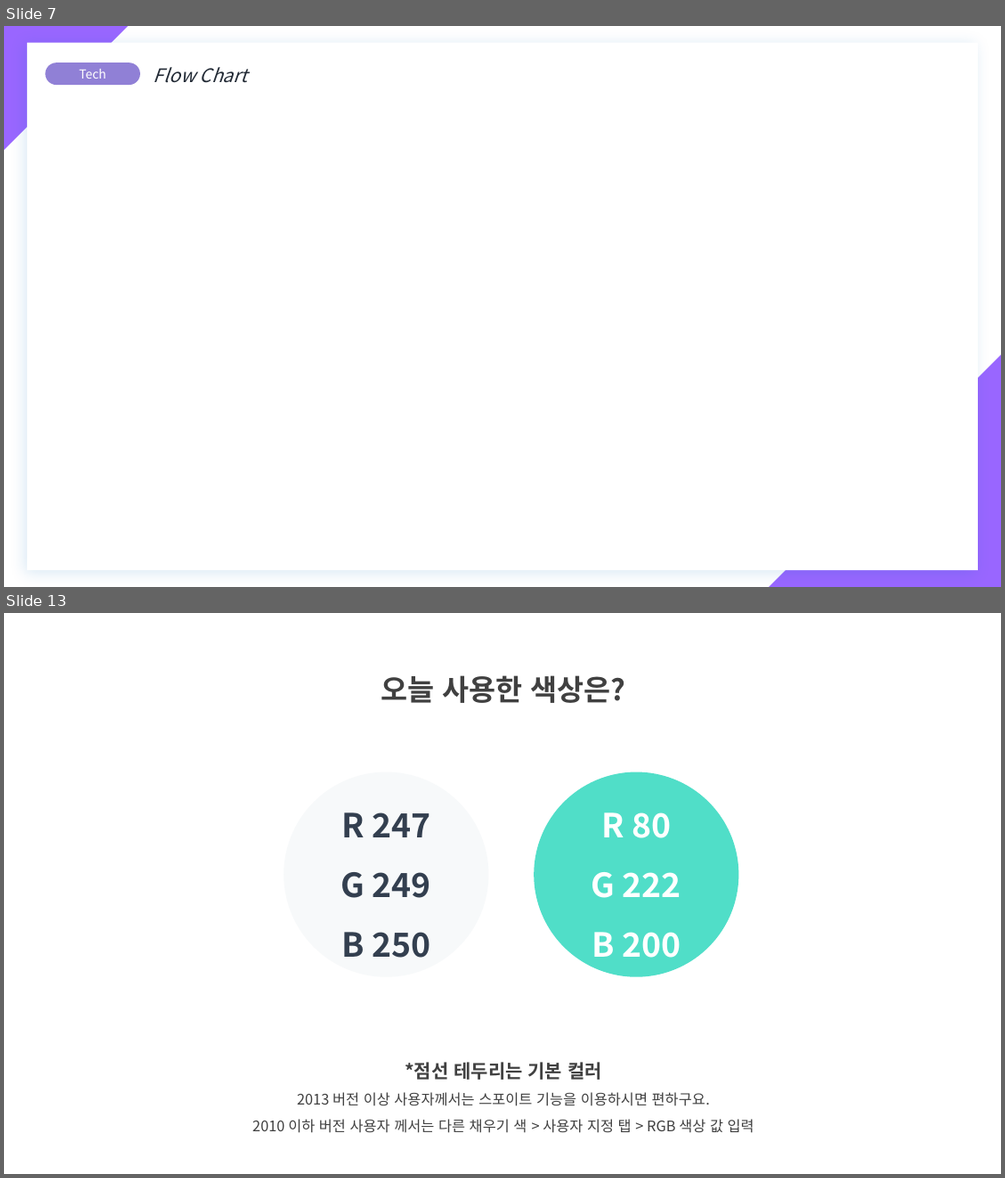
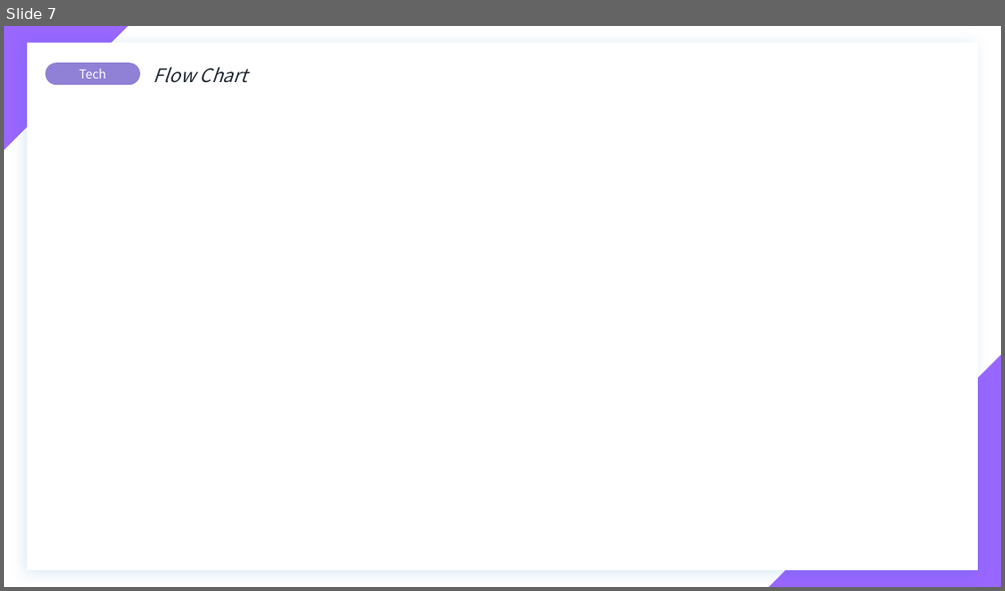
Before and after one commit to YeongIn-Hwang/2025_AI_Academic-Festival, a slide deck: Voyage.pptx. Shown one above the other, each under a label of ours: slides 7 and 13 before the commit, slide 7 after it; the slides between them are not shown. The pictures are 1005x1178 and 1005x591 pixels, drawn with LibreOffice and Linux fonts; fonts in the diff are those of the drawing. Boxes give left, top, right and bottom in pixels: in the first picture for what was removed or moved away, otherwise in the second. Text is boxed around its words. In the diff, an @@ line names an element or a change of style, - is before the commit and + after.

```diff
--- a/Voyage.pptx
+++ b/Voyage.pptx
@@ slide 13 removed at box(4, 613, 1001, 1174), background #FFFFFF @@
@@ text removed at box(380, 675, 626, 703) @@
-오늘 사용한 색상은?
@@ ellipse removed at box(283, 772, 488, 977) @@
-R 247
-G 249
-B 250
@@ ellipse removed at box(534, 772, 739, 977) @@
-R 80
-G 222
-B 200
@@ text removed at box(252, 1062, 754, 1133) @@
-*점선 테두리는 기본 컬러
-2013 버전 이상 사용자께서는 스포이트 기능을 이용하시면 편하구요.
-2010 이하 버전 사용자 께서는 다른 채우기 색 > 사용자 지정 탭 > RGB 색상 값 입력
```
Also in this commit, not shown: 2 slides changed, 6 slides added, 4 other slides removed, 3 other files.
